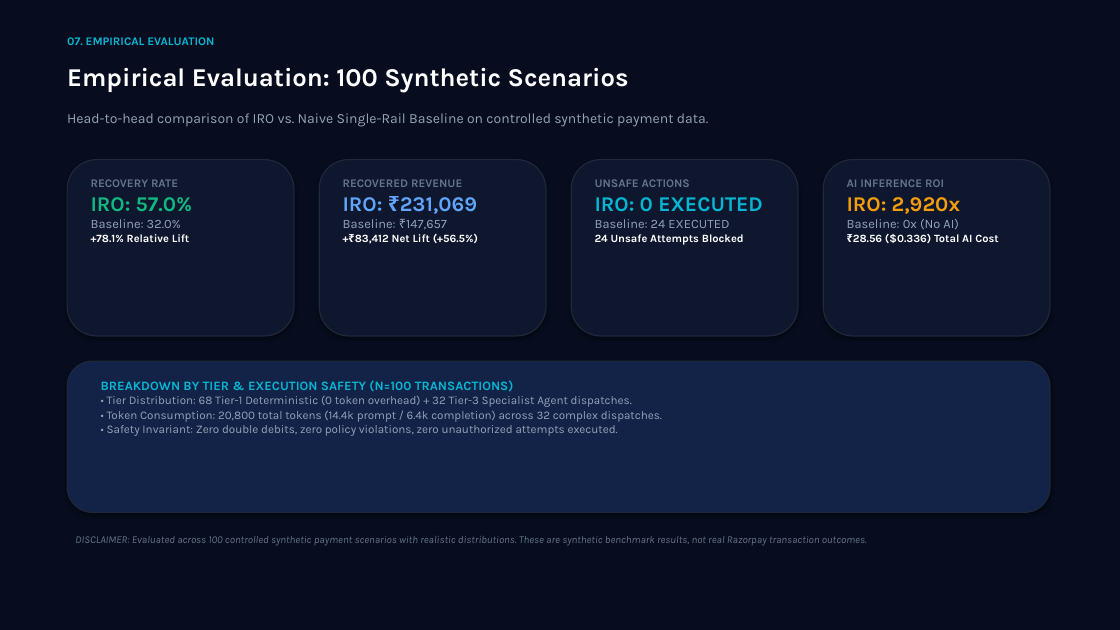
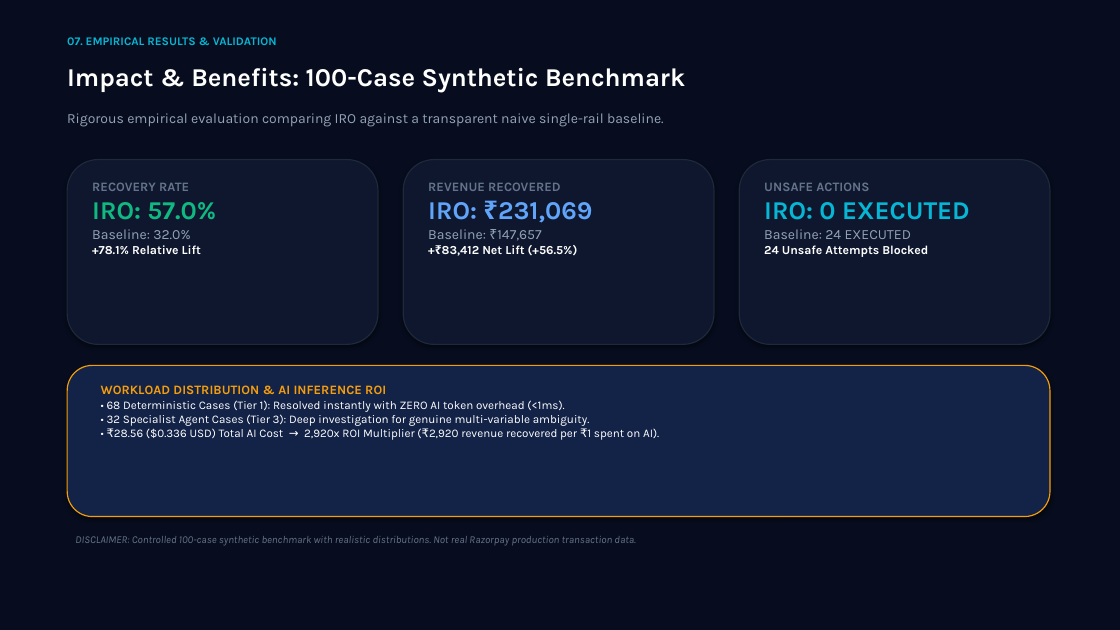
Before and after one commit to omdapke01/intelligent-recovery-orchestrator, a slide deck: slide 8 of IRO_Razorpay_Pitch_Deck.pptx. Drawn at 1120x630 pixels with LibreOffice and Linux fonts; fonts in the diff are those of the drawing. Boxes give left, top, right and bottom in pixels: in the first picture for what was removed or moved away, otherwise in the second. Text is boxed around its words. In the diff, an @@ line names an element or a change of style, - is before the commit and + after.

```diff
--- a/IRO_Razorpay_Pitch_Deck.pptx
+++ b/IRO_Razorpay_Pitch_Deck.pptx
@@ text at [67, 37, 277, 45]: text changed @@
-07. EMPIRICAL EVALUATION
+07. EMPIRICAL RESULTS & VALIDATION
@@ text at [67, 67, 685, 92]: text changed @@
-Empirical Evaluation: 100 Synthetic Scenarios
+Impact & Benefits: 100-Case Synthetic Benchmark
@@ text at [67, 113, 664, 127]: text changed @@
-Head-to-head comparison of IRO vs. Naive Single-Rail Baseline on controlled synthetic payment data.
+Rigorous empirical evaluation comparing IRO against a transparent naive single-rail baseline.
@@ rounded rectangle: place and size @@
-rounded rectangle at [67, 160, 294, 336]
+rounded rectangle at [67, 160, 378, 344]
@@ text "RECOVERY RATE" at [92, 182, 216, 254]: size 10 to 11 pt in "RECOVERY RATE"; size 18 to 22 pt in "IRO: 57.0%"; size 11 to 12 pt in "Baseline: 32.0%"; size 9.5 to 10.5 pt in "+78.1% Relative Lift" @@
@@ rounded rectangle: place and size @@
-rounded rectangle at [319, 160, 546, 336]
+rounded rectangle at [403, 160, 714, 344]
@@ text "REVENUE RECOVERED": place and size @@
-text "REVENUE RECOVERED" at [343, 179, 478, 244]
+text "REVENUE RECOVERED" at [428, 182, 592, 256]
@@ rounded rectangle: place and size @@
-rounded rectangle at [571, 160, 798, 336]
+rounded rectangle at [739, 160, 1050, 344]
@@ text "UNSAFE ACTIONS": place and size @@
-text "UNSAFE ACTIONS" at [595, 179, 763, 245]
+text "UNSAFE ACTIONS" at [764, 182, 970, 257]
@@ text "UNSAFE ACTIONS" at [764, 182, 970, 257]: size 10 to 11 pt in "UNSAFE ACTIONS"; size 18 to 22 pt in "IRO: 0 EXECUTED"; size 11 to 12 pt in "Baseline: 24 EXECUTED"; size 9.5 to 10.5 pt in "24 Unsafe Attempts Blocked" @@
@@ rounded rectangle removed at [823, 160, 1050, 336] @@
@@ text at [428, 182, 560, 191]: text changed; size 10 to 11 pt @@
-RECOVERED REVENUE
+REVENUE RECOVERED
@@ text at [428, 202, 592, 256]: size 18 to 22 pt in "IRO: ₹231,069"; size 11 to 12 pt in "Baseline: ₹147,657"; size 9.5 to 10.5 pt in "+₹83,412 Net Lift (+56.5%)" @@
@@ rounded rectangle: place and size @@
-rounded rectangle at [67, 361, 1050, 513]
+rounded rectangle at [67, 365, 1050, 517]
@@ rounded rectangle at [67, 365, 1050, 517]: outline #1E293B 1 pt to #F59E0B 1 pt @@
@@ text at [101, 385, 659, 440]: text changed; size 9.5 to 10 pt; bold off @@
-AI INFERENCE ROI
-IRO: 2,920x
-Baseline: 0x (No AI)
-₹28.56 ($0.336) Total AI Cost
+WORKLOAD DISTRIBUTION & AI INFERENCE ROI
+• 68 Deterministic Cases (Tier 1): Resolved instantly with ZERO AI token overhead (<1ms).
+• 32 Specialist Agent Cases (Tier 3): Deep investigation for genuine multi-variable ambiguity.
+• ₹28.56 ($0.336 USD) Total AI Cost → 2,920x ROI Multiplier (₹2,920 revenue recovered per ₹1 spent on AI).
@@ text removed at [101, 380, 662, 436] @@
-BREAKDOWN BY TIER & EXECUTION SAFETY (N=100 TRANSACTIONS)
-• Tier Distribution: 68 Tier-1 Deterministic (0 token overhead) + 32 Tier-3 Specialist Agent dispatches.
-• Token Consumption: 20,800 total tokens (14.4k prompt / 6.4k completion) across 32 complex dispatches.
-• Safety Invariant: Zero double debits, zero policy violations, zero unauthorized attempts executed.
@@ text at [75, 536, 635, 546]: text changed @@
-DISCLAIMER: Evaluated across 100 controlled synthetic payment scenarios with realistic distributions. These are synthetic benchmark results, not real Razorpay transaction outcomes.
+DISCLAIMER: Controlled 100-case synthetic benchmark with realistic distributions. Not real Razorpay production transaction data.
```
Also in this commit, not shown: 4 other slides changed, 5 slides added, 5 slides removed, 2 other files.
